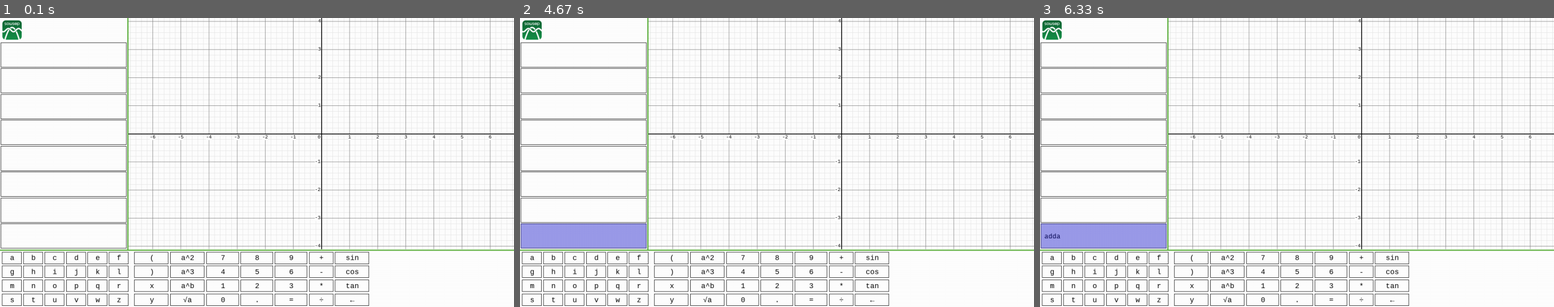
Above: before the commit, frames 1-3 (left to right).
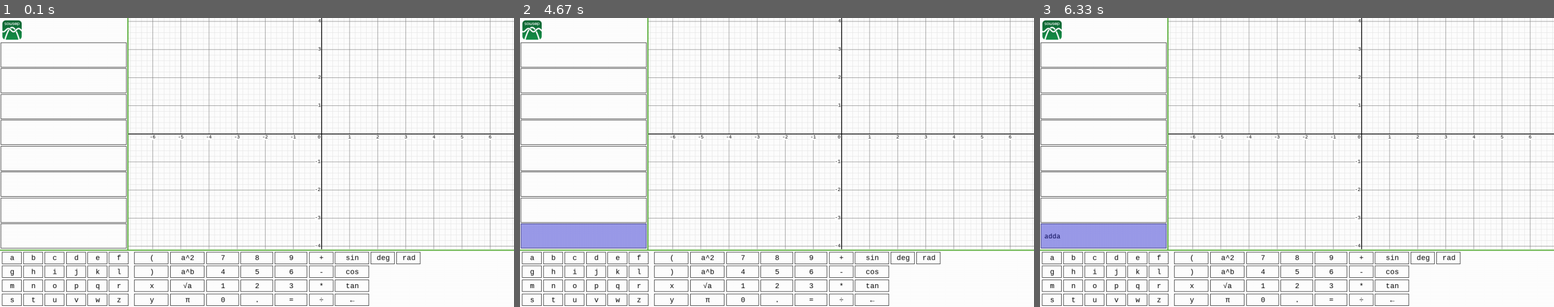
Above: after the commit, the same moments.

Repository: Asi4n-Inv4sion/Pygame-Graphing-Calculator
Game: pygame game, started from main.py
Two runs of this game, one before a commit and one after it. Both use one fixed random seed, a clock stepped at 60 frames per second and the inputs below.
Inputs (mouse positions are in pixels of both pictures, inside the frame that each line leads up to):
- Up to frame 1 (0.1 s): no input
- Up to frame 2 (4.67 s): tap 0 at 0.33 s; click (581, 145) at 0.72 s; hold D 1-1.47 s; click (926, 257) at 2.05 s, where only the run after the commit has a clickable "rad"; hold A 2.9-3.3 s; tap Backspace at 3.33 s; click (617, 228) at 4.38 s
- Up to frame 3 (6.33 s): hold A 4.67-5.13 s; hold D 5.17-5.63 s; hold D 5.67-6.13 s; hold A from 6.17 s (still down)

The runs differ from the first frame. In frame 1, 0.2% of the frame differs, in the area x 35-82%, y 80-99%; in frame 2, 0.2%; in frame 3, 0.2%.

Commit message:
Update main.py

Diff:
--- a/main.py
+++ b/main.py
@@ -101,10 +101,11 @@
 keypad = Grid((WIDTH//2-0.1*WIDTH,0.8*HEIGHT+5,0.2*WIDTH,0.2*HEIGHT-5),4,3,1,2,('monospace',18),(0,0,0),['7','8','9','4','5','6','1','2','3','0','.','='],True)
 operationpad = Grid((WIDTH//2+0.1*WIDTH,0.8*HEIGHT+5,0.05*WIDTH,0.2*HEIGHT-5),4,1,1,2,('monospace',18),(0,0,0),['+','-','*','÷'],True)
 trigfunc = Grid((WIDTH//2+0.15*WIDTH,0.8*HEIGHT+5,0.07*WIDTH,0.2*HEIGHT-5),4,1,1,2,('monospace',18),(0,0,0),['sin','cos','tan','←'],True)
-expofunc = Grid((WIDTH//2-0.17*WIDTH,0.8*HEIGHT+5,0.07*WIDTH,0.2*HEIGHT-5),4,1,1,2,('monospace',18),(0,0,0),['a^2','a^3','a^b','√a'],True)
+expofunc = Grid((WIDTH//2-0.17*WIDTH,0.8*HEIGHT+5,0.07*WIDTH,0.2*HEIGHT-5),4,1,1,2,('monospace',18),(0,0,0),['a^2','a^b','√a','π'],True)
 miscfunc = Grid((WIDTH//2-0.24*WIDTH,0.8*HEIGHT+5,0.07*WIDTH,0.2*HEIGHT-5),4,1,1,2,('monospace',18),(0,0,0),['(',')','x','y'],True)
 variables = Grid((3,0.8*HEIGHT+5,0.25*WIDTH,0.2*HEIGHT-5),4,6,1,2,('monospace',18),(0,0,0),['a','b','c','d','e','f','g','h','i','j','k','l','m','n','o','p','q','r','s','t','u','v','w','z'],True)
-keyboard = [keypad,operationpad,trigfunc,expofunc,miscfunc,variables]
+angleMode = Grid((WIDTH//2+0.22*WIDTH,0.8*HEIGHT+5,0.1*WIDTH,0.05*HEIGHT-2),1,2,1,2,('monospace',18),(0,0,0),['deg','rad'],True)
+keyboard = [keypad,operationpad,trigfunc,expofunc,miscfunc,variables,angleMode]
 
 #funcList.equations[0] = 'x'
 #funcList.updateFunctions()
@@ -164,5 +165,9 @@
                 elif funcList.mouseOverCell(mp[0],mp[1]) == None:
                     funcList.selectedFunction = None
                 funcList.updateFunctions()
+
+                if angleMode.mouseOverCell(mp[0],mp[1]) != None:
+                    radOrDeg = angleMode.text[angleMode.mouseOverCell(mp[0],mp[1])]
+                    print(radOrDeg)
     tick += 1
 pygame.quit()
